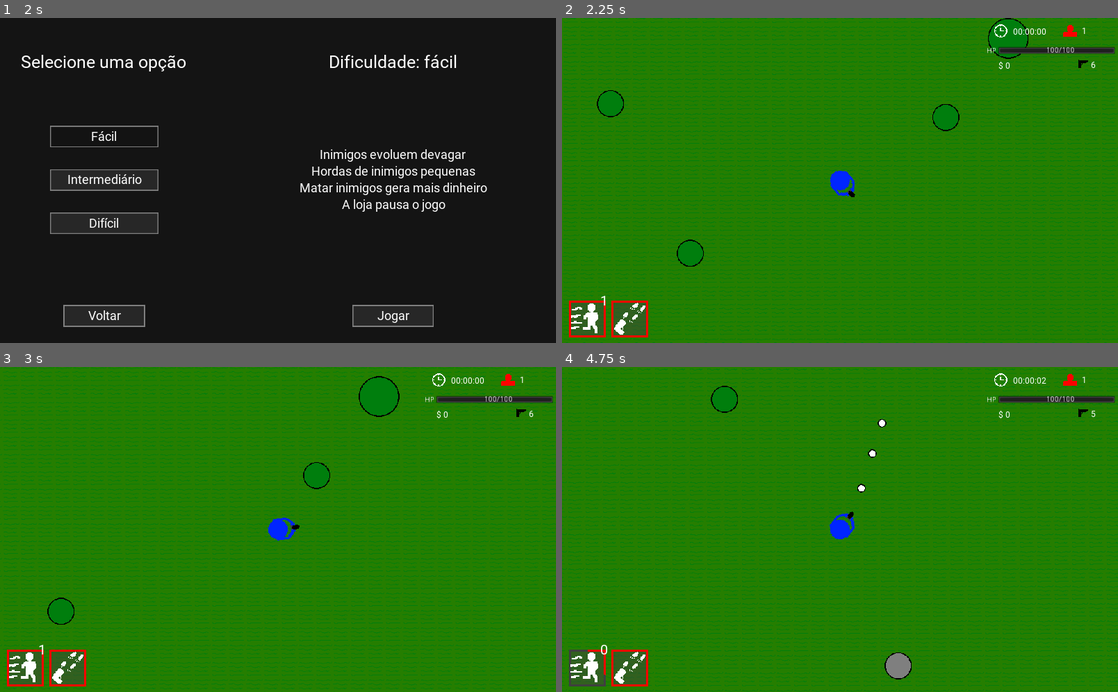
Above: before the commit, frames 1-4 (two rows, left to right).
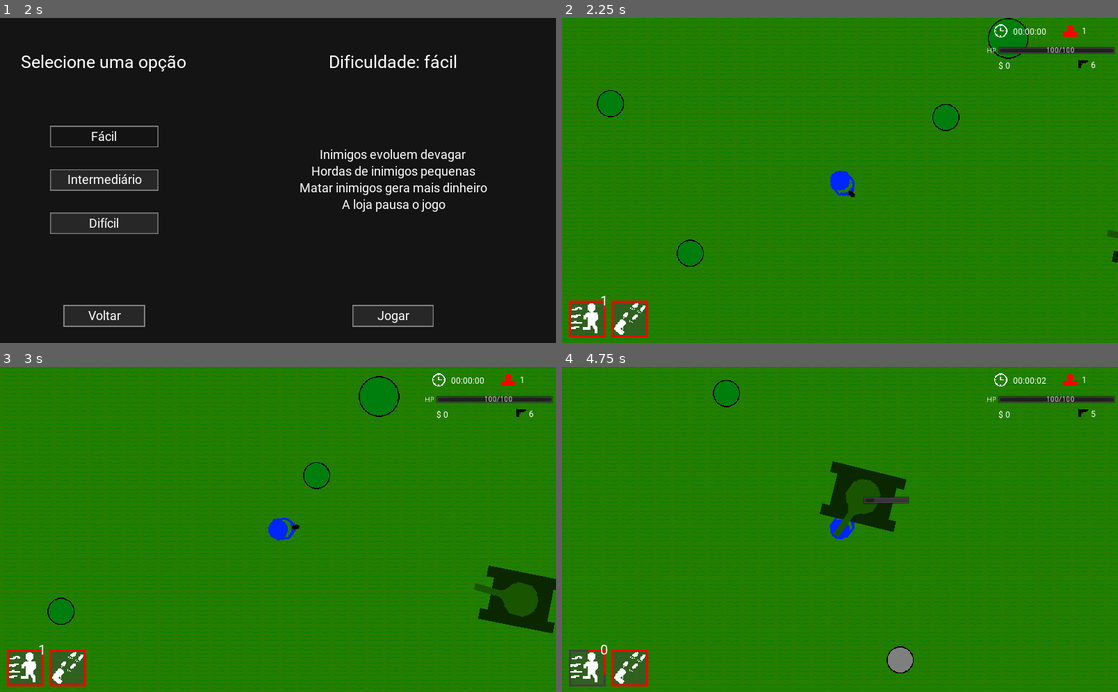
Above: after the commit, the same moments.

Repository: GregorioFornetti/Zigmor
Game: Godot game, scene res://Scenes_and_scripts/Interfaces/Menus/Main_menu.tscn
Two runs of this game, one before a commit and one after it. Both use one fixed random seed, a clock stepped at 60 frames per second and the inputs below.
Inputs (mouse positions are in pixels of both pictures, inside the frame that each line leads up to):
- Up to frame 1 (2 s): click "Jogar" at 0.5 s; click "Fácil" at 1.25 s
- Up to frame 2 (2.25 s): click "Jogar" at 2 s
- Up to frame 3 (3 s): tap Enter at 2.75 s; move the mouse to (400, 513) at 2.77 s; hold Right (ui_right) from 2.78 s (still down); hold Shift (dash) from 2.78 s (still down)
- Up to frame 4 (4.75 s): tap 0 (0_shop_select) at 3.02, 3.77 s; move the mouse to (728, 545) at 3.52 s; release Right (ui_right) at 3.53 s; release Shift (dash) at 3.53 s; hold Down (ui_down) 3.53-4.28 s; click (728, 545) at 3.6 s; move the mouse to (895, 458) at 4.27 s; hold Right (ui_right) from 4.28 s (still down); hold Right mouse button (weapon_special_ability) from 4.28 s (still down)

Frame 1 is identical in both runs. In frame 2, less than 0.1% of the frame differs, in the area x 98-100%, y 65-76%; in frame 3, 2.0%; in frame 4, 17%, in the area x 0-100%, y 0-100%.

Commit message:
prototipo tank

Diff:
--- a/Scenes_and_scripts/Enemies/Shooter_single_bullet.gd
+++ b/Scenes_and_scripts/Enemies/Shooter_single_bullet.gd
@@ -3,7 +3,6 @@
 onready var shoot_animation = $ShootAnimation
 onready var Bullet = preload("res:///Scenes_and_scripts/Bullets/Enemy_pistol_bullet.tscn")
 onready var pistol_shoot_sound = preload("res://Sound/Effects/Weapons/Enemies/enemy-pistol-shoot.wav")
-var current_rotation
 
 func on_ready():
 	pass
--- /dev/null
+++ b/Scenes_and_scripts/Enemies/Tank.gd
@@ -0,0 +1,32 @@
+extends "res://Scenes_and_scripts/Enemies/Enemy_base.gd"
+
+export var steer_force = 1.0
+const rotation_fix = PI / 2
+var velocity = Vector2.ZERO
+var acceleration = Vector2.ZERO
+
+func on_ready():
+	var health = 20 + Game.get_enemies_points() * 4
+	var speed = min(90 + Game.get_enemies_points() * 2, 250)
+	var damage = 5 + Game.get_enemies_points()
+	set_default_attributes(health, speed, damage)
+
+func seek():
+	var corretion = get_angle_to_dodge_obstacles($CollisionShape2D.shape.extents.x, 250)
+	var desired = ((Player.position - position).normalized() * attributes['speed']).rotated(deg2rad(corretion))
+	return (desired - velocity).normalized() * steer_force
+
+func on_process(delta):
+	movimentation(delta)
+	set_default_rotation()
+
+func set_default_rotation():
+	rotation = velocity.angle() + rotation_fix
+	$TankHead.rotation = (Player.global_position - global_position).angle() + rotation_fix - rotation
+
+
+func movimentation(delta):
+	acceleration += seek()
+	velocity += acceleration * delta
+	velocity = velocity.clamped(attributes['speed'])
+	move_and_slide(velocity)
--- /dev/null
+++ b/Scenes_and_scripts/Enemies/Tank.tscn
@@ -0,0 +1,30 @@
+[gd_scene load_steps=7 format=2]
+
+[ext_resource path="res://Scenes_and_scripts/Enemies/Enemy_base.tscn" type="PackedScene" id=1]
+[ext_resource path="res://Sprites/Enemys/Tank/Tier1/TankT1-head.png" type="Texture" id=2]
+[ext_resource path="res://Sprites/Enemys/Tank/Tier1/TankT1-body.png" type="Texture" id=3]
+[ext_resource path="res://Scenes_and_scripts/Enemies/Tank.gd" type="Script" id=4]
+
+[sub_resource type="RectangleShape2D" id=1]
+extents = Vector2( 50, 70 )
+
+[sub_resource type="RectangleShape2D" id=2]
+extents = Vector2( 50, 70 )
+
+[node name="Tank" instance=ExtResource( 1 )]
+script = ExtResource( 4 )
+
+[node name="Sprite" parent="." index="0"]
+scale = Vector2( 2, 2 )
+texture = ExtResource( 3 )
+
+[node name="TankHead" type="Sprite" parent="." index="1"]
+scale = Vector2( 2, 2 )
+texture = ExtResource( 2 )
+offset = Vector2( 0, -14 )
+
+[node name="CollisionShape2D" parent="." index="2"]
+shape = SubResource( 1 )
+
+[node name="CollisionShape2D" parent="Hurtbox" index="0"]
+shape = SubResource( 2 )
--- a/Scenes_and_scripts/Testing_map.tscn
+++ b/Scenes_and_scripts/Testing_map.tscn
@@ -4,7 +4,7 @@
 [ext_resource path="res://Scenes_and_scripts/Player/Player.tscn" type="PackedScene" id=2]
 [ext_resource path="res://Scenes_and_scripts/Interfaces/Upgrades_shop/Upgrades_shop.tscn" type="PackedScene" id=3]
 [ext_resource path="res://Scenes_and_scripts/Testing_map.gd" type="Script" id=4]
-[ext_resource path="res://Scenes_and_scripts/Spawner/Enemies_spawner.tscn" type="PackedScene" id=6]
+[ext_resource path="res://Scenes_and_scripts/Enemies/Tank.tscn" type="PackedScene" id=5]
 [ext_resource path="res://Scenes_and_scripts/Map_generation/Map_generator.tscn" type="PackedScene" id=7]
 
 [node name="Testing_map" type="Node2D"]
@@ -18,7 +18,8 @@
 
 [node name="Map_generator" parent="." instance=ExtResource( 7 )]
 
-[node name="Enemies_spawner" parent="." instance=ExtResource( 6 )]
+[node name="Tank" parent="." instance=ExtResource( 5 )]
+position = Vector2( 579.084, 114.035 )
 
 [editable path="Upgrade_shop"]
 [editable path="Upgrade_shop/Main_container/Bottom_container/Shop_main_page"]
Not shown, changed: Sound/Musics/main-menu-music.wav.import
Binary file added: Sprites/Enemys/Tank/Tier1/TankT1-body.png
Not shown, added: Sprites/Enemys/Tank/Tier1/TankT1-body.png.import
Binary file added: Sprites/Enemys/Tank/Tier1/TankT1-head.png
Not shown, added: Sprites/Enemys/Tank/Tier1/TankT1-head.png.import
